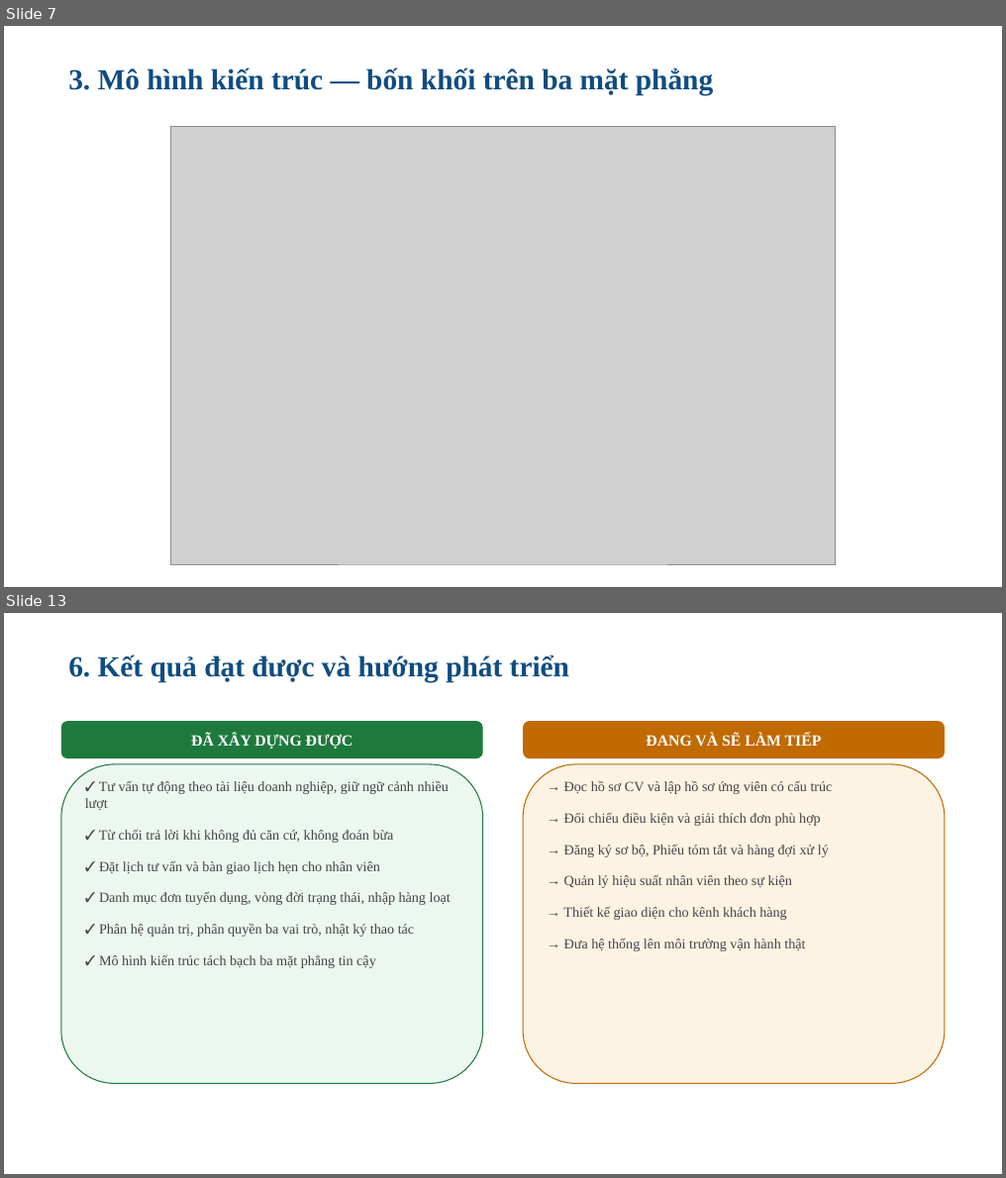
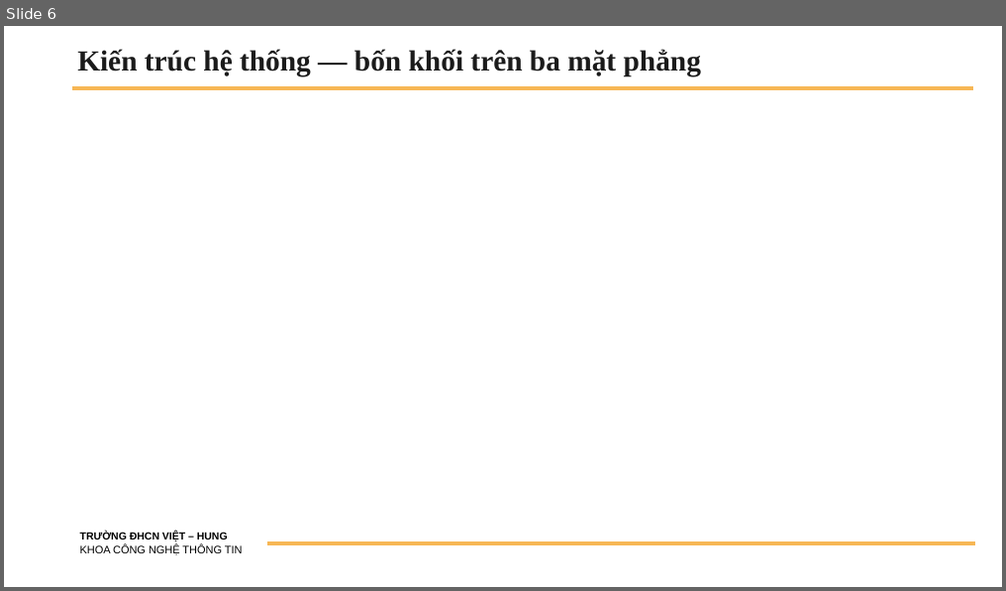
Before and after one commit to Hduc2412/Web-XKLD, a slide deck: tailieu/BaoCao_TienDo_DATN_HoangMinhDuc_2200583.pptx. Shown one above the other, each under a label of ours: slides 7 and 13 before the commit, slide 6 after it; the slides between them are not shown. The pictures are 1006x1178 and 1006x591 pixels, drawn with LibreOffice and Linux fonts; fonts in the diff are those of the drawing; grey boxes stand for pictures; background and template pictures are left out. Boxes give left, top, right and bottom in pixels: in the first picture for what was removed or moved away, otherwise in the second. Text is boxed around its words. In the diff, an @@ line names an element or a change of style, - is before the commit and + after.

```diff
--- a/tailieu/BaoCao_TienDo_DATN_HoangMinhDuc_2200583.pptx
+++ b/tailieu/BaoCao_TienDo_DATN_HoangMinhDuc_2200583.pptx
@@ slide 13 removed at (x1=4, y1=613, x2=1002, y2=1174), background #FFFFFF @@
@@ text removed at (x1=68, y1=655, x2=569, y2=682) @@
-6. Kết quả đạt được và hướng phát triển
@@ rounded rectangle removed at (x1=61, y1=721, x2=483, y2=759) @@
-ĐÃ XÂY DỰNG ĐƯỢC
@@ rounded rectangle removed at (x1=523, y1=721, x2=944, y2=759) @@
-ĐANG VÀ SẼ LÀM TIẾP
@@ rounded rectangle removed at (x1=61, y1=764, x2=483, y2=1084) @@
@@ text removed at (x1=85, y1=780, x2=450, y2=968) @@
-✓ Tư vấn tự động theo tài liệu doanh nghiệp, giữ ngữ cảnh nhiều lượt
-✓ Từ chối trả lời khi không đủ căn cứ, không đoán bừa
-✓ Đặt lịch tư vấn và bàn giao lịch hẹn cho nhân viên
-✓ Danh mục đơn tuyển dụng, vòng đời trạng thái, nhập hàng loạt
-✓ Phân hệ quản trị, phân quyền ba vai trò, nhật ký thao tác
-✓ Mô hình kiến trúc tách bạch ba mặt phẳng tin cậy
@@ rounded rectangle removed at (x1=523, y1=764, x2=944, y2=1084) @@
@@ text removed at (x1=563, y1=780, x2=833, y2=952) @@
-→ Đọc hồ sơ CV và lập hồ sơ ứng viên có cấu trúc
-→ Đối chiếu điều kiện và giải thích đơn phù hợp
-→ Đăng ký sơ bộ, Phiếu tóm tắt và hàng đợi xử lý
-→ Quản lý hiệu suất nhân viên theo sự kiện
-→ Thiết kế giao diện cho kênh khách hàng
-→ Đưa hệ thống lên môi trường vận hành thật
@@ what was slide 7 is now slide 6 @@
@@ slide 6 changed as well @@
@@ title "Kiến trúc hệ thống — ..." at (x1=77, y1=49, x2=701, y2=76): vertical alignment top to middle @@
@@ title at (x1=77, y1=49, x2=701, y2=76): text changed; text colour #0F4C81 to #1B1B1B @@
-3. Mô hình kiến trúc — bốn khối trên ba mặt phẳng
+Kiến trúc hệ thống — bốn khối trên ba mặt phẳng
@@ line added from (73, 88) to (974, 88), #F7B755 3.75 pt @@
@@ picture removed at (x1=171, y1=127, x2=835, y2=565) @@
@@ text added at (x1=80, y1=532, x2=243, y2=556), 10.5 pt, text #000000 @@
+TRƯỜNG ĐHCN VIỆT – HUNG
+KHOA CÔNG NGHỆ THÔNG TIN
@@ line added from (267, 544) to (975, 544), #F7B755 3.75 pt @@
```
Also in this commit, not shown: 1 other slide changed, 8 slides added, 11 other slides removed.
